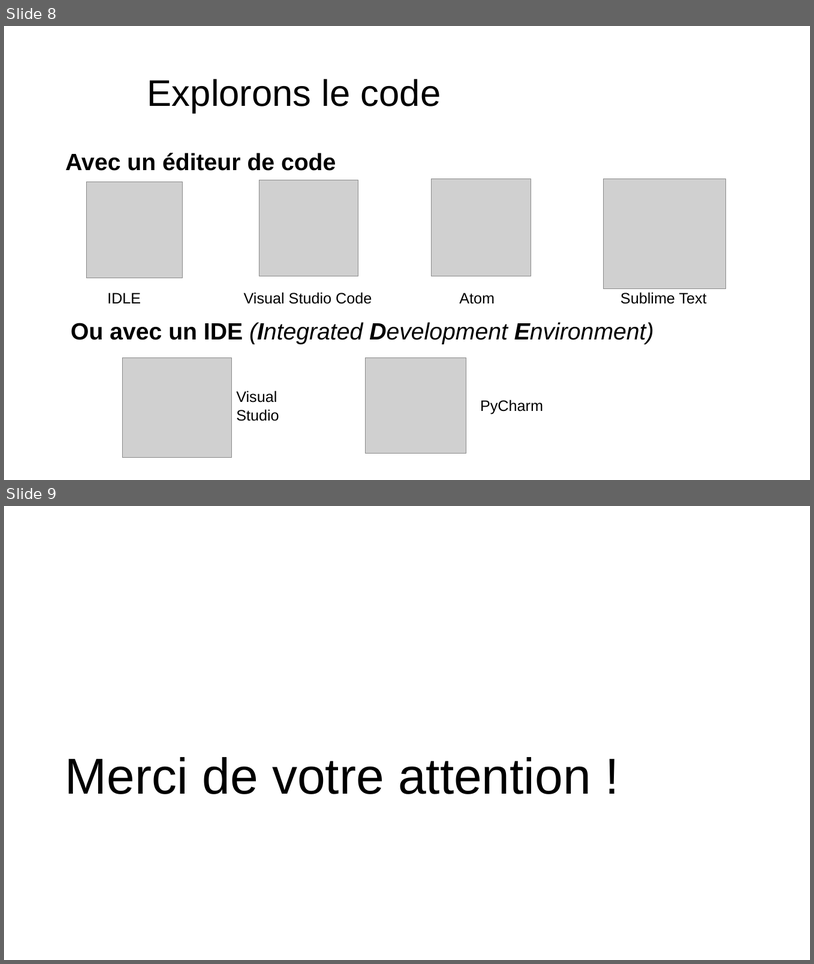
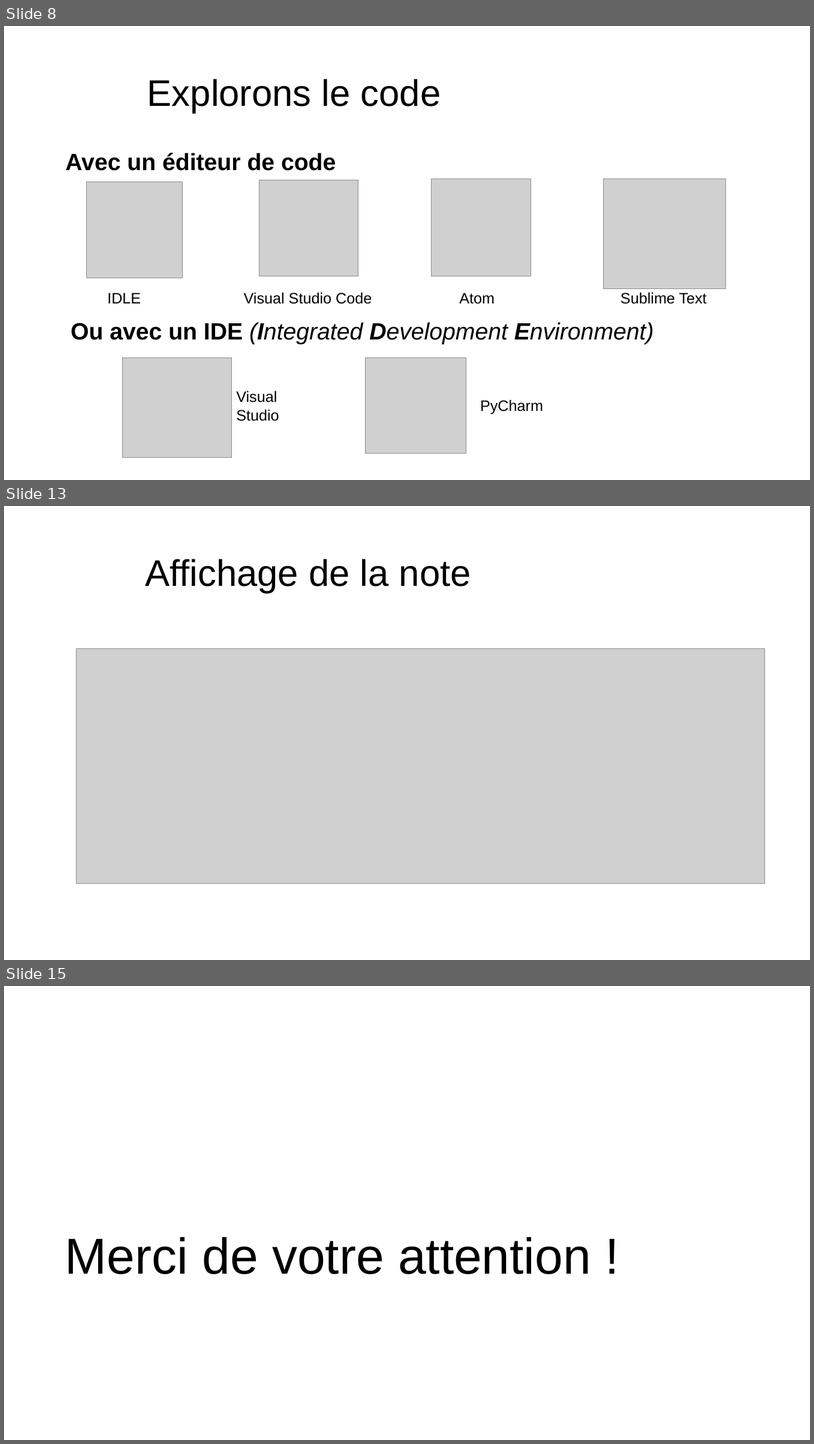
Before and after one commit to Natouche68/present-python-jeu-maths, a slide deck: present_python.pptx. Shown one above the other, each under a label of ours: slides 8 and 9 before the commit, slides 8, 13 and 15 after it; the slides between them are not shown. The pictures are 814x964 and 814x1444 pixels, drawn with LibreOffice and Linux fonts; fonts in the diff are those of the drawing; grey boxes stand for pictures; background and template pictures are left out. Boxes give left, top, right and bottom in pixels: in the first picture for what was removed or moved away, otherwise in the second. Text is boxed around its words. In the diff, an @@ line names an element or a change of style, - is before the commit and + after.

```diff
--- a/present_python.pptx
+++ b/present_python.pptx
@@ slide 13 added at box(4, 506, 810, 960), background picture (left out) @@
@@ title added at box(146, 559, 471, 593), 44 pt, text #000000 @@
+Affichage de la note
@@ picture added at box(77, 649, 765, 883) @@
@@ what was slide 9 is now slide 15 @@
```
Also in this commit, not shown: 5 other slides added, 1 other file.
